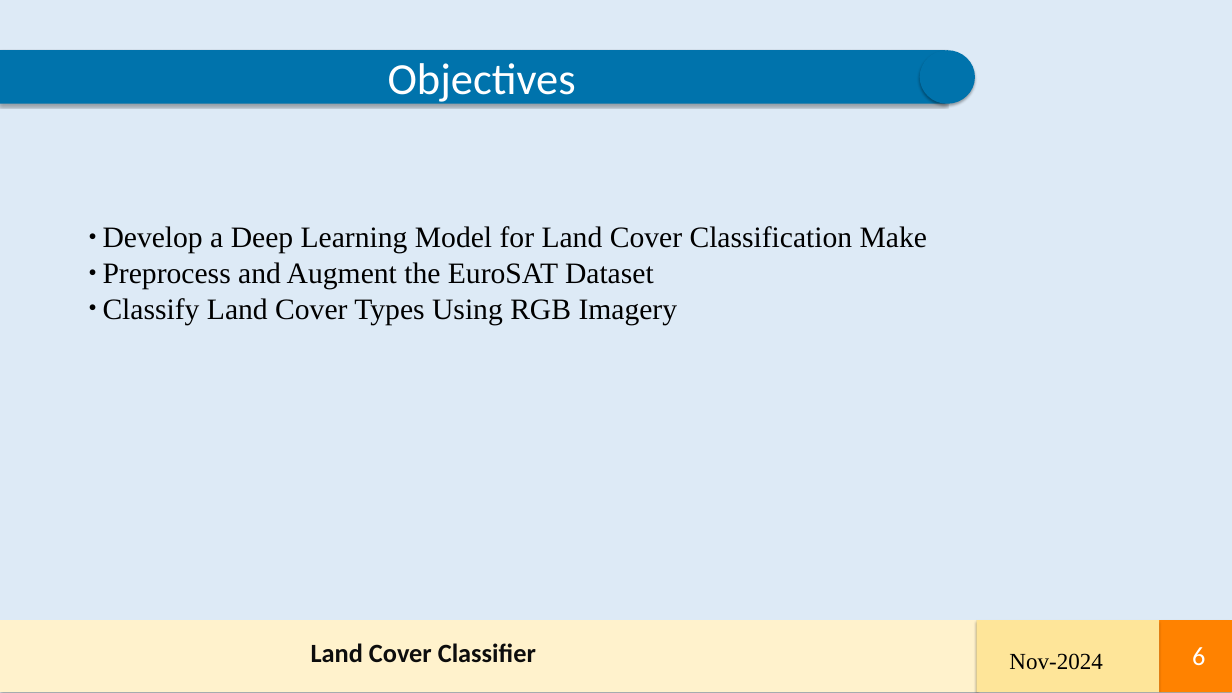
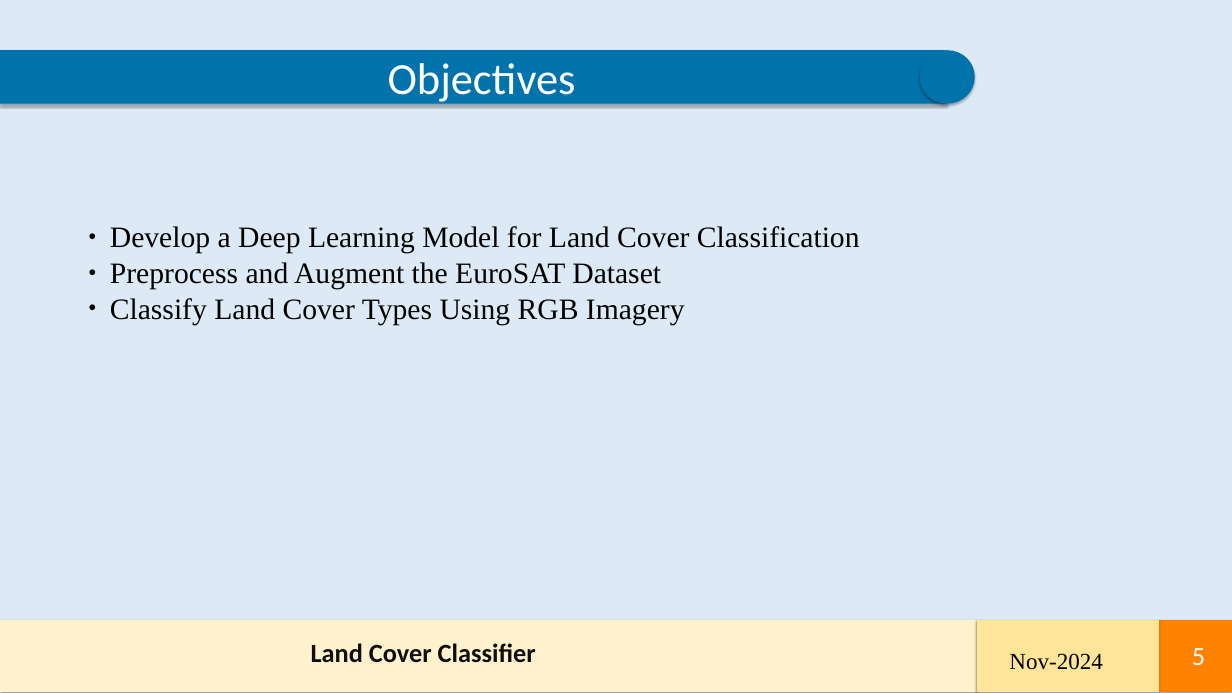
Before and after one commit to Her-Art/DSAI-Capstone-Project, a slide deck: slide 5 of LCC_Capstone_Project.pptx (slide 6 before the commit). Drawn at 1232x693 pixels with LibreOffice and Linux fonts; fonts in the diff are those of the drawing. Boxes give left, top, right and bottom in pixels: in the first picture for what was removed or moved away, otherwise in the second. Text is boxed around its words. In the diff, an @@ line names an element or a change of style, - is before the commit and + after.

```diff
--- a/LCC_Capstone_Project.pptx
+++ b/LCC_Capstone_Project.pptx
@@ text at (110,226,860,254): text changed @@
-● Develop a Deep Learning Model for Land Cover Classification Make
+● Develop a Deep Learning Model for Land Cover Classification
@@ page number at (1192,648,1205,665): text changed @@
-6
+5
```
Also in this commit, not shown: 6 other slides changed, 4 slides added, 1 other file.
